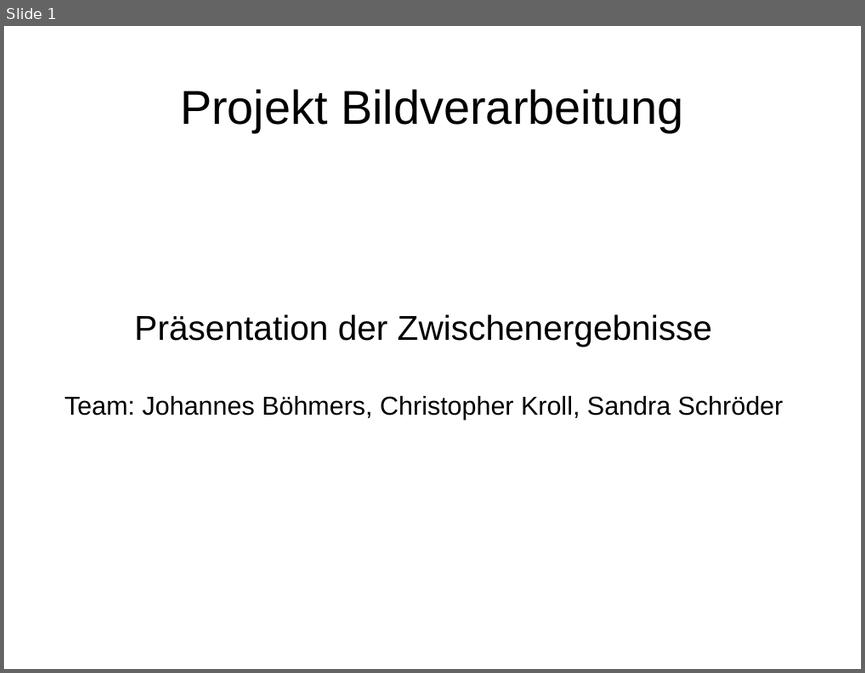
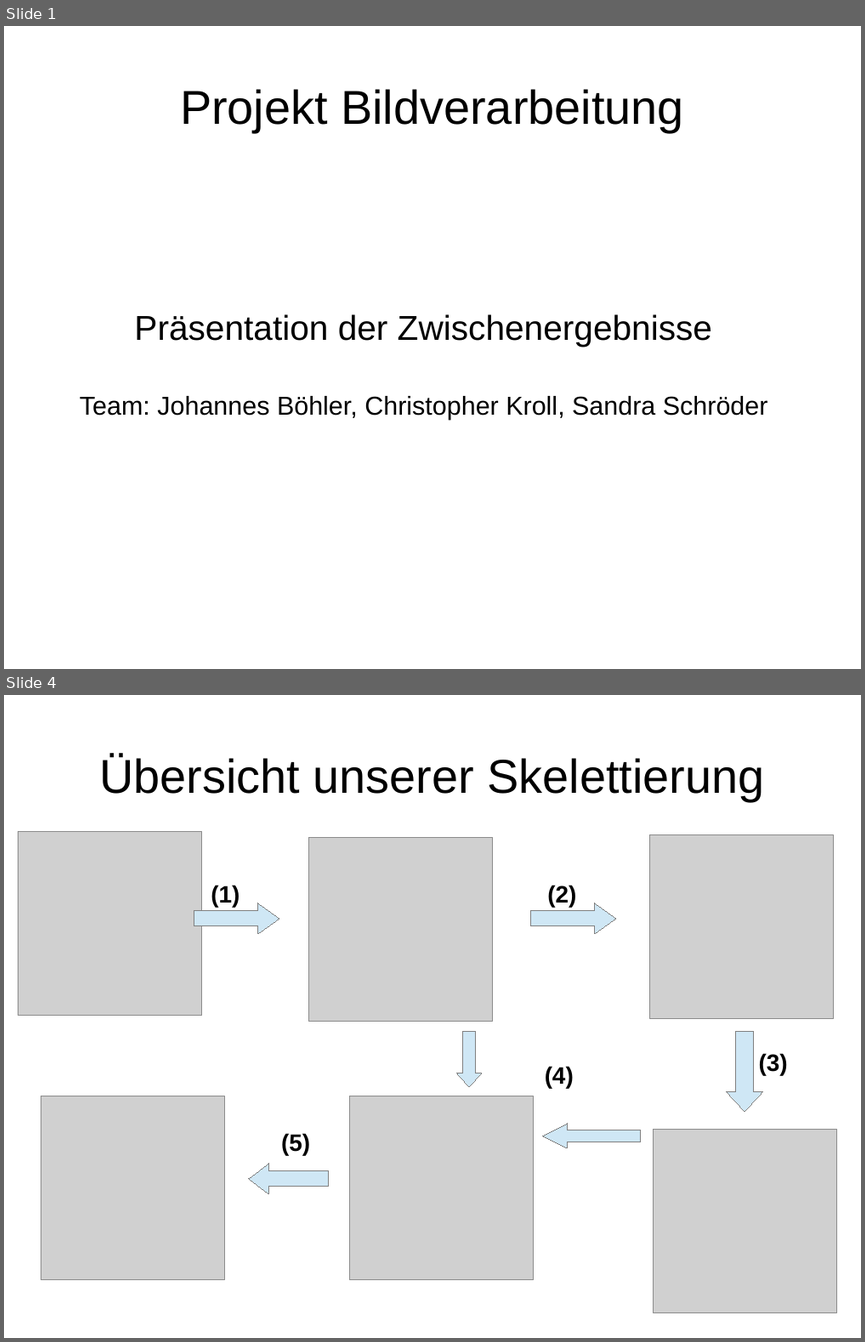
Before and after one commit to sandrellaella/bildverarbeitung, a slide deck: docs/Zwischenstand_1272012.odp. Shown one above the other, each under a label of ours: slide 1 before the commit, slides 1 and 4 after it; the slides between them are not shown. The pictures are 865x673 and 865x1342 pixels, drawn with LibreOffice and Linux fonts; fonts in the diff are those of the drawing; grey boxes stand for pictures. Boxes give left, top, right and bottom in pixels: in the first picture for what was removed or moved away, otherwise in the second. Text is boxed around its words. In the diff, an @@ line names an element or a change of style, - is before the commit and + after.

```diff
--- a/docs/Zwischenstand_1272012.odp
+++ b/docs/Zwischenstand_1272012.odp
@@ slide 4 added at (4,695,861,1338), background #FFFFFF @@
@@ title added at (99,755,764,801), 44 pt, text #000000 @@
+Übersicht unserer Skelettierung
@@ picture added at (18,832,202,1015) @@
@@ picture added at (309,837,493,1021) @@
@@ picture added at (650,835,834,1019) @@
@@ text added at (211,885,239,907), 22 pt, text #000000, bold @@
+(1)
@@ text added at (547,885,576,907), 22 pt, text #000000, bold @@
+(2)
@@ right arrow added at (194,903,279,934), fill #CFE7F5, outline #808080 0 pt @@
@@ right arrow added at (530,903,616,934), fill #CFE7F5, outline #808080 0 pt @@
@@ down arrow added at (457,1032,482,1087), fill #CFE7F5, outline #808080 0 pt @@
@@ down arrow added at (726,1032,763,1111), fill #CFE7F5, outline #808080 0 pt @@
@@ text added at (545,1066,574,1088), 22 pt, text #000000, bold @@
+(4)
@@ text added at (759,1053,788,1076), 22 pt, text #000000, bold @@
+(3)
@@ picture added at (41,1096,224,1280) @@
@@ picture added at (350,1096,534,1280) @@
@@ left arrow added at (543,1123,641,1147), fill #CFE7F5, outline #808080 0 pt @@
@@ text added at (281,1133,310,1155), 22 pt, text #000000, bold @@
+(5)
@@ picture added at (653,1129,837,1312) @@
@@ left arrow added at (249,1163,328,1193), fill #CFE7F5, outline #808080 0 pt @@
@@ slide 1 changed as well @@
@@ subtitle at (80,396,768,420): text changed @@
-Team: Johannes Böhmers, Christopher Kroll, Sandra Schröder
+Team: Johannes Böhler, Christopher Kroll, Sandra Schröder
```
Also in this commit, not shown: 3 other slides changed, 7 other slides added, 3 slides removed, 41 other files.
